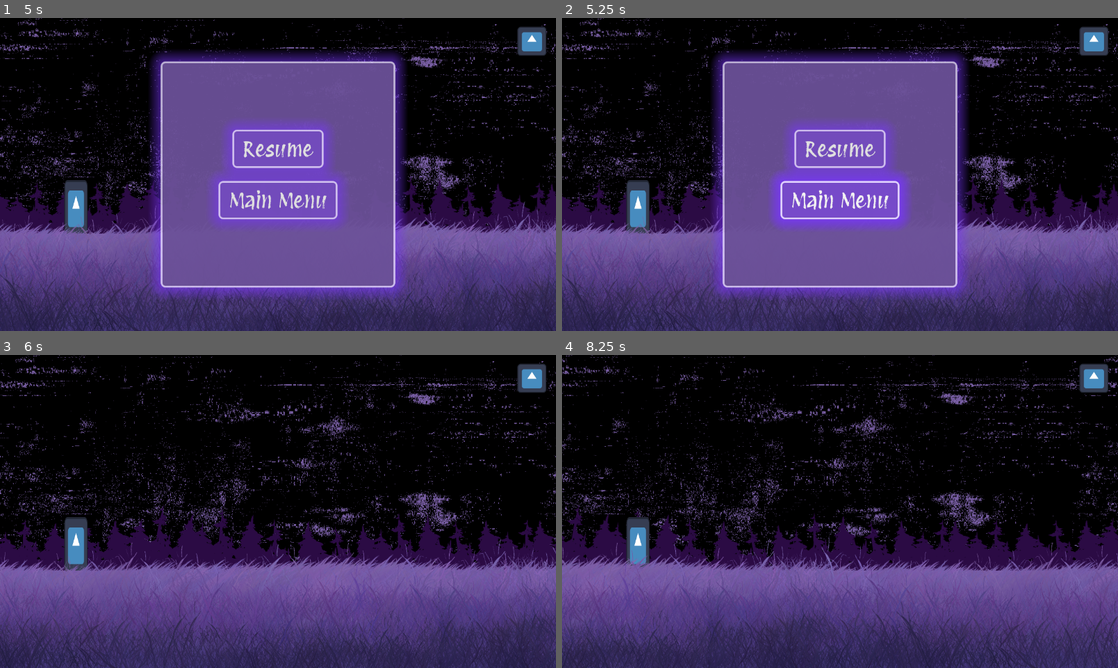
Above: before the commit, frames 1-4 (two rows, left to right).
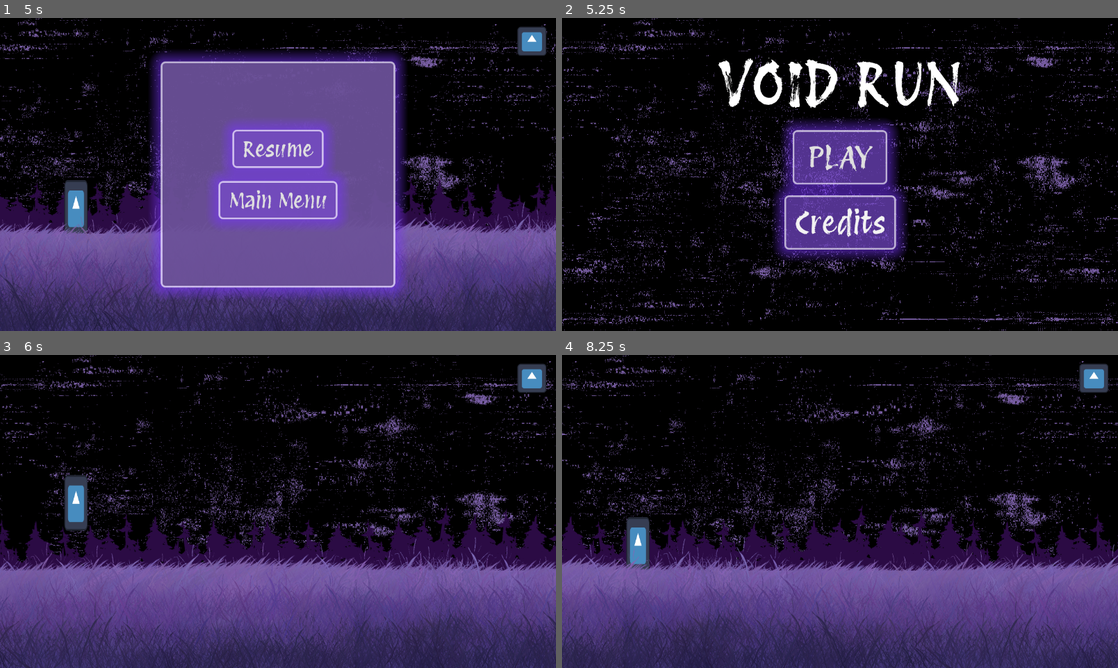
Above: after the commit, the same moments.

Repository: KeyraWebb/mobile-game-small-2025
Game: Godot game, scene res://Scenes/main_menu.tscn
Two runs of this game, one before a commit and one after it. Both use one fixed random seed, a clock stepped at 60 frames per second and the inputs below. The engine's default icon, where the game draws it, is replaced by a stand-in: a white triangle on a blue panel in a dark square.
Inputs (mouse positions are in pixels of both pictures, inside the frame that each line leads up to):
- Up to frame 1 (5 s): click "PLAY" at 0.5 s; move the mouse to (400, 158) at 1.27 s; press the mouse at (400, 158) at 1.28 s; move the mouse to (166, 190) at 2.02 s; release the mouse at (166, 190) at 2.03 s; click (166, 190) at 2.1 s; move the mouse to (333, 105) at 2.77 s; press the mouse at (333, 105) at 2.78 s; move the mouse to (250, 237) at 3.52 s; release the mouse at (250, 237) at 3.53 s; click (250, 237) at 3.6 s; move the mouse to (444, 221) at 4.27 s; press the mouse at (444, 221) at 4.28 s; tap Escape (Pause) at 4.9 s
- Up to frame 2 (5.25 s): release the mouse at (1006, 221) at 5 s; click "Main Menu" at 5 s
- Up to frame 3 (6 s): click (278, 495) at 5.75 s, where only the run after the commit has a clickable "PLAY"
- Up to frame 4 (8.25 s): move the mouse to (673, 464) at 6.52 s; click (673, 464) at 6.6 s; move the mouse to (867, 511) at 7.27 s; press the mouse at (867, 511) at 7.28 s; move the mouse to (756, 433) at 8.02 s; release the mouse at (756, 433) at 8.03 s; click (756, 433) at 8.1 s

Frame 1 is identical in both runs. In frame 2, 68% of the frame differs, in the area x 0-100%, y 0-100%; in frame 3, 20%; in frame 4, 19%.

Commit message:
feat(pause menu): add functionality to main menu button

Diff:
--- a/infinite-runner/Scenes/main_menu.tscn
+++ b/infinite-runner/Scenes/main_menu.tscn
@@ -1,8 +1,7 @@
-[gd_scene load_steps=6 format=3 uid="uid://d0h0jdyeyb1ev"]
+[gd_scene load_steps=5 format=3 uid="uid://d0h0jdyeyb1ev"]
 
 [ext_resource type="Theme" uid="uid://c0j6fiiejc40k" path="res://Assets/Themes/MenuTheme.tres" id="1_biw8p"]
 [ext_resource type="Script" path="res://Scripts/main_menu.gd" id="2_bwvpm"]
-[ext_resource type="PackedScene" uid="uid://b6p0ch7meljjh" path="res://Scenes/game.tscn" id="3_yp3jb"]
 [ext_resource type="Texture2D" uid="uid://ds4wisurrs1ul" path="res://Assets/Images/Glitchvoid BG.png" id="4_rbu5c"]
 [ext_resource type="PackedScene" uid="uid://ksibfqaog74i" path="res://Scenes/credits.tscn" id="5_vbea3"]
 
@@ -13,7 +12,6 @@
 offset_bottom = 720.0
 theme = ExtResource("1_biw8p")
 script = ExtResource("2_bwvpm")
-playscene = ExtResource("3_yp3jb")
 
 [node name="Background" type="Sprite2D" parent="."]
 texture = ExtResource("4_rbu5c")
--- a/infinite-runner/Scenes/pause_menu.tscn
+++ b/infinite-runner/Scenes/pause_menu.tscn
@@ -1,8 +1,7 @@
-[gd_scene load_steps=4 format=3 uid="uid://dskyo4s7mytui"]
+[gd_scene load_steps=3 format=3 uid="uid://dskyo4s7mytui"]
 
 [ext_resource type="Theme" uid="uid://c0j6fiiejc40k" path="res://Assets/Themes/MenuTheme.tres" id="1_f8dep"]
 [ext_resource type="Script" path="res://Scripts/pause_menu.gd" id="2_v6fvh"]
-[ext_resource type="PackedScene" uid="uid://d0h0jdyeyb1ev" path="res://Scenes/main_menu.tscn" id="3_h8yls"]
 
 [node name="PauseMenu" type="PanelContainer"]
 process_mode = 3
@@ -20,7 +19,6 @@
 grow_vertical = 2
 theme = ExtResource("1_f8dep")
 script = ExtResource("2_v6fvh")
-mainMenu = ExtResource("3_h8yls")
 
 [node name="VBoxContainer" type="VBoxContainer" parent="."]
 layout_mode = 2
--- a/infinite-runner/Scripts/main_menu.gd
+++ b/infinite-runner/Scripts/main_menu.gd
@@ -1,9 +1,8 @@
 extends Control
-@export var playscene : PackedScene
 @onready var credits = $Credits
 
 func _on_button_pressed() -> void: #play button
-	get_tree().change_scene_to_packed(playscene)
+	get_tree().change_scene_to_file("res://Scenes/game.tscn")
 
 
 func _on_credits_button_pressed() -> void:
--- a/infinite-runner/Scripts/pause_menu.gd
+++ b/infinite-runner/Scripts/pause_menu.gd
@@ -1,5 +1,4 @@
 extends PanelContainer
-@export var mainMenu : PackedScene
 
 func _input(event) -> void:
 	if event.is_action_pressed("Pause"):
@@ -13,5 +12,5 @@
 	get_tree().paused = !get_tree().paused
 
 func _on_main_menu_pressed() -> void:
-	print(mainMenu)
-	get_tree().change_scene_to_packed(mainMenu)
+	get_tree().paused = false
+	get_tree().change_scene_to_file("res://Scenes/main_menu.tscn")
